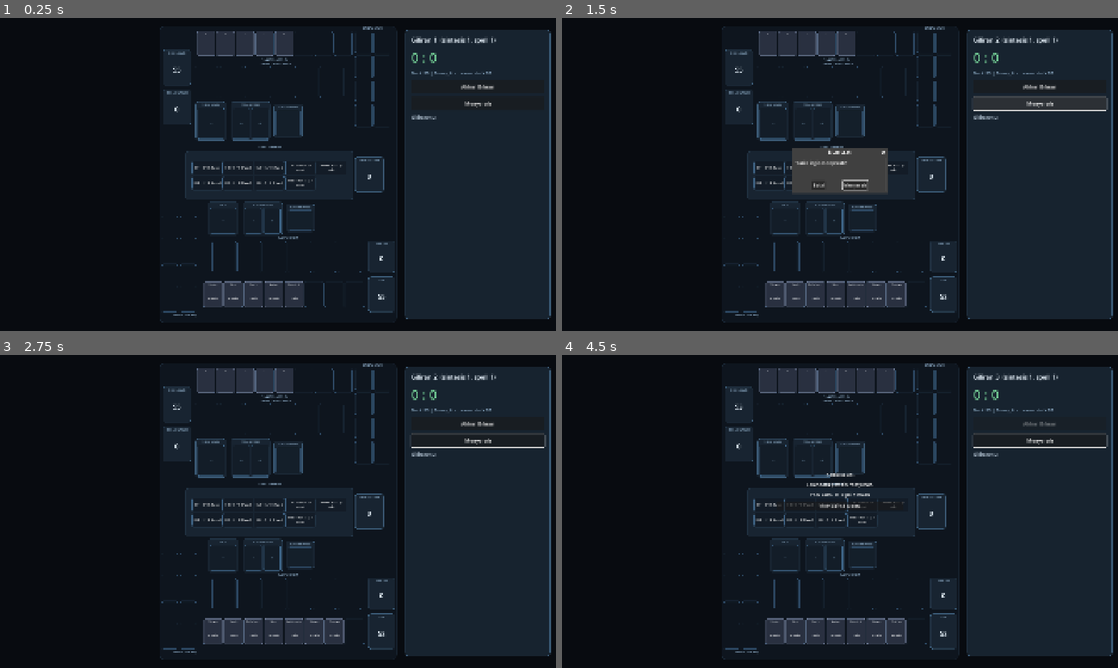
Above: before the commit, frames 1-4 (two rows, left to right).
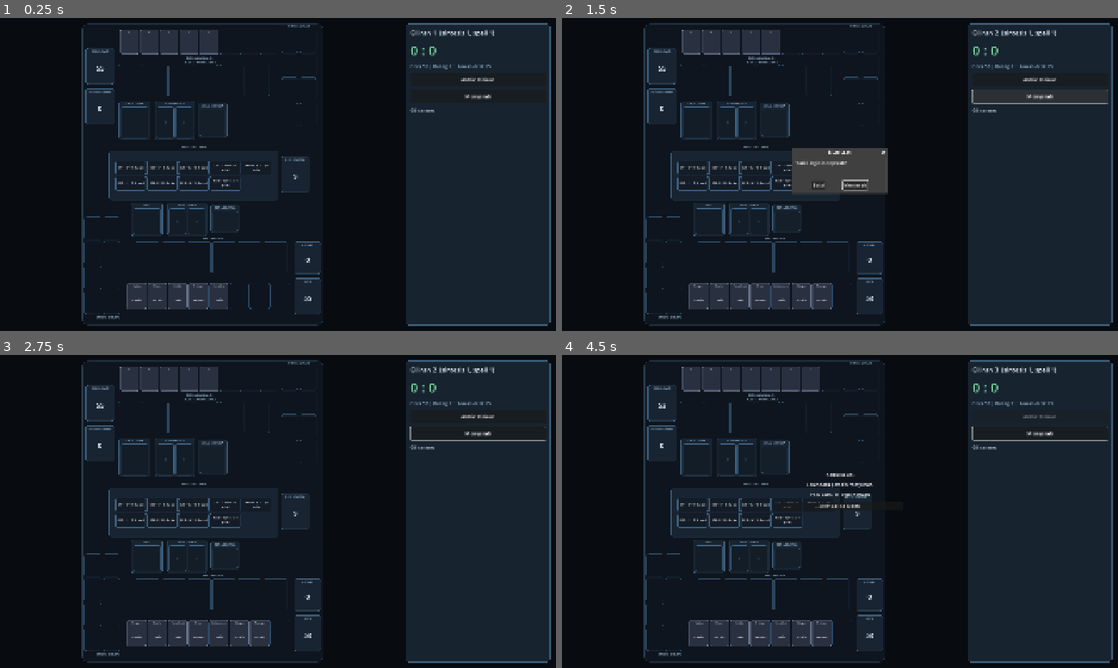
Above: after the commit, the same moments.

Repository: Arrel99/elementa-
Game: Godot game, scene res://scenes/screens/game.tscn
Same seed, same stepped clock (60 frames per second), same inputs: the game is played once before the commit and once after it. This scene is started directly instead of the project's main scene.
Inputs:
- Up to frame 1 (0.25 s): no input
- Up to frame 2 (1.5 s): click "Akhiri Giliran" at 0.5 s; click "Menyerah" at 1.25 s
- Up to frame 3 (2.75 s): click "Batal" at 2 s
- Up to frame 4 (4.5 s): click "Akhiri Giliran" at 2.75 s; click "Menyerah" at 3.5 s; click "Menyerah" at 4.25 s

The runs differ from the first frame. In frame 1, 16% of the frame differs, in the area x 14-100%, y 1-99%; in frame 2, 16%; in frame 3, 17%; in frame 4, 17%.

Commit message:
fix: hover kartu + papan responsif di semua ukuran layar
- card_view: hover mengubah warna border/latar StyleBox (tanpa skala, karena zona memakai clip_contents); refresh_hover() dipanggil saat setup dan resized supaya hover tetap benar setelah papan digambar ulang; tooltip nama+deskripsi untuk kartu terbuka.

- game.gd: _layout() menghitung ulang skala Board (1080x1350) dan lebar kolom HUD setiap kali ukuran layar berubah; min size jendela 960x600.

- game.tscn: Hud/HudBg kini stretch vertikal dan mouse_filter=IGNORE sehingga ruang kosong HUD tidak menahan hover; card.tscn: VBox kartu IGNORE agar PanelContainer jadi target hover.

Diff:
--- a/scenes/screens/game.tscn
+++ b/scenes/screens/game.tscn
@@ -785,11 +785,13 @@
 anchors_preset = 1
 anchor_left = 1.0
 anchor_right = 1.0
+anchor_bottom = 1.0
 offset_left = -520.0
-offset_top = 40.0
+offset_top = 20.0
 offset_right = -20.0
-offset_bottom = 1040.0
+offset_bottom = -20.0
 grow_horizontal = 0
+grow_vertical = 2
 mouse_filter = 2
 theme_override_styles/panel = SubResource("StyleBoxFlat_panel")
 
@@ -798,11 +800,14 @@
 anchors_preset = 1
 anchor_left = 1.0
 anchor_right = 1.0
+anchor_bottom = 1.0
 offset_left = -500.0
-offset_top = 60.0
-offset_right = -40.0
-offset_bottom = 1020.0
+offset_top = 36.0
+offset_right = -36.0
+offset_bottom = -36.0
 grow_horizontal = 0
+grow_vertical = 2
+mouse_filter = 2
 theme_override_constants/separation = 12
 
 [node name="Turn" type="Label" parent="Hud"]
--- a/scenes/ui/card.tscn
+++ b/scenes/ui/card.tscn
@@ -27,6 +27,7 @@
 
 [node name="V" type="VBoxContainer" parent="."]
 layout_mode = 2
+mouse_filter = 2
 theme_override_constants/separation = 4
 
 [node name="Name" type="Label" parent="V"]
--- a/scripts/core/app_window.gd
+++ b/scripts/core/app_window.gd
@@ -17,7 +17,13 @@
 const MARGIN := 16              # sisa ruang di tepi layar
 const TITLE_BAR := 40           # perkiraan title bar + border jendela Windows
 
+# Batas bawah ukuran jendela. Papan sudah responsif (lihat game.gd::_layout),
+# tetapi di bawah ukuran ini teks HUD dan kartu menjadi tidak terbaca.
+const MIN_WINDOW := Vector2i(960, 600)
+
 func _ready() -> void:
+    if DisplayServer.get_name() != "headless":
+        DisplayServer.window_set_min_size(MIN_WINDOW)
     _fit_window()
 
 func _fit_window() -> void:
--- a/scripts/screens/game.gd
+++ b/scripts/screens/game.gd
@@ -5,7 +5,16 @@
 
 const CARD_SCENE := preload("res://scenes/ui/card.tscn")
 
-# ukuran kartu per zona papan (desain 1080x1350, diskalakan 0.76 oleh node Board)
+# Kanvas desain papan. Node Board diskalakan otomatis supaya selalu muat di
+# sisa ruang layar (lihat _layout), berapa pun ukuran jendelanya.
+const BOARD_DESIGN := Vector2(1080, 1350)
+const EDGE := 20.0                  # jarak papan/HUD ke tepi layar
+const HUD_RATIO := 0.26             # lebar kolom HUD = 26% lebar layar
+const HUD_MIN := 280.0
+const HUD_MAX := 520.0
+const HUD_INNER := 16.0             # padding di dalam panel HUD
+
+# ukuran kartu per zona papan (dalam ruang desain Board)
 const SIZE_OPP_HAND := Vector2(84, 112)
 const SIZE_HAND := Vector2(88, 118)
 const SIZE_BASE := Vector2(108, 144)
@@ -44,6 +53,8 @@
 
 func _ready() -> void:
     local_test = Net.local_test
+    resized.connect(_layout)
+    _layout()
     $Hud/EndTurn.pressed.connect(func(): submit({"type": "end"}))
     $Hud/GiveUp.pressed.connect($GiveUpDialog.popup_centered)
     $GiveUpDialog.confirmed.connect(func(): submit({"type": "give_up"}))
@@ -72,6 +83,44 @@
     state.setup(randi())
     my_index = 0
     _broadcast()
+
+# --- Tata letak responsif ----------------------------------------------------
+#
+# Papan berukuran tetap 1080x1350 (potret, bab 4.2) tetapi TIDAK lagi dipaku
+# pada satu skala. Setiap kali jendela berubah ukuran, skala dihitung ulang agar
+# papan memakai ruang yang tersedia di kiri, dan kolom HUD dilebarkan/menyempit
+# mengikuti lebar layar. Dengan begitu tata letak tetap utuh di 1920x1080,
+# 1366x768, layar 4:3, maupun jendela yang diperbesar.
+
+func _layout() -> void:
+    var w := maxf(size.x, 320.0)
+    var h := maxf(size.y, 240.0)
+
+    # Kolom HUD proporsional, tetapi dibatasi agar tidak menelan papan.
+    var hud_w := clampf(w * HUD_RATIO, HUD_MIN, HUD_MAX)
+    hud_w = minf(hud_w, w * 0.42)
+
+    var area_w := maxf(w - hud_w - EDGE * 3.0, 160.0)
+    var area_h := maxf(h - EDGE * 2.0, 160.0)
+    var s := minf(area_w / BOARD_DESIGN.x, area_h / BOARD_DESIGN.y)
+    s = clampf(s, 0.16, 1.6)
+
+    var board: Control = $Board
+    board.pivot_offset = BOARD_DESIGN * 0.5          # skala dari titik tengah
+    board.scale = Vector2(s, s)
+    board.position = Vector2(EDGE + area_w * 0.5, h * 0.5) - BOARD_DESIGN * 0.5
+
+    var bg: Control = $HudBg
+    bg.offset_left = -(hud_w + EDGE)
+    bg.offset_right = -EDGE
+    bg.offset_top = EDGE
+    bg.offset_bottom = -EDGE
+
+    var hud: Control = $Hud
+    hud.offset_left = -(hud_w + EDGE) + HUD_INNER
+    hud.offset_right = -EDGE - HUD_INNER
+    hud.offset_top = EDGE + HUD_INNER
+    hud.offset_bottom = -EDGE - HUD_INNER
 
 # --- Aksi (bab 4.8 / 6.2) ---------------------------------------------------
 
@@ -186,11 +235,9 @@
         var n := CARD_SCENE.instantiate()
         box.add_child(n)
         _size_card(n, size)
-        n.setup(c, face_up)
+        n.setup(c, face_up, interactive)
         if interactive:
             n.clicked.connect(_on_card_clicked)
-        else:
-            n.mouse_filter = Control.MOUSE_FILTER_IGNORE
         if box == $Board/Me/Base and int(c.get("placed_turn", -1)) == view.turn_no:
             n.modulate = Color(0.6, 0.6, 0.6)   # masih cooldown
 
--- a/scripts/ui/card_view.gd
+++ b/scripts/ui/card_view.gd
@@ -1,13 +1,49 @@
 extends PanelContainer
 
-## Kartu di papan (bab 4.1). UI hanya membaca data dan mengirim sinyal klik.
+## Kartu di papan dan di Library (bab 4.1 / 7.2).
+## UI hanya membaca data dan mengirim sinyal klik.
+##
+## Efek hover sengaja dipusatkan di sini supaya semua layar yang memakai kartu
+## bereaksi sama: papan, tangan, dan grid Library. Hover hanya mengubah warna
+## gaya (bukan ukuran) karena kotak kartu memakai clip_contents, sehingga
+## animasi skala akan terpotong oleh zona di sekelilingnya.
 
 signal clicked(uid: int)
 
+const HOVER_BORDER := Color(0.462745, 0.827451, 0.6, 1)     # hijau aksen poin
+const HOVER_BG := Color(0.219608, 0.278431, 0.360784, 1)    # dasar kartu lebih terang
+
 var uid := -1
+var interactive := false
 
-func setup(card: Dictionary, face_up := true) -> void:
+var _style: StyleBoxFlat
+var _base_border := Color.WHITE
+var _base_bg := Color.BLACK
+var _hovered := false
+
+func _ready() -> void:
+    var sb := get_theme_stylebox("panel")
+    if sb is StyleBoxFlat:
+        _style = (sb as StyleBoxFlat).duplicate()
+        add_theme_stylebox_override("panel", _style)
+        _base_border = _style.border_color
+        _base_bg = _style.bg_color
+    mouse_entered.connect(_set_hovered.bind(true))
+    mouse_exited.connect(_set_hovered.bind(false))
+    # Setelah kartu lama dibuang dan diganti kartu baru (mis. tiap aksi), kursor
+    # bisa berada tepat di atas kartu baru tanpa ada gerakan mouse. Tanpa
+    # penyegaran ini, hover baru menyala setelah mouse digerakkan.
+    resized.connect(refresh_hover)
+
+## face_up = tampilkan isi; can_click = kartu boleh diklik (dan ikut bereaksi hover).
+func setup(card: Dictionary, face_up := true, can_click := true) -> void:
     uid = int(card.get("uid", -1))
+    interactive = can_click
+    mouse_filter = MOUSE_FILTER_STOP if can_click else MOUSE_FILTER_IGNORE
+    mouse_default_cursor_shape = (
+        CURSOR_POINTING_HAND if can_click else CURSOR_ARROW)
+    tooltip_text = ""
+
     var id := String(card.get("id", ""))
     var show_face := face_up and id != "back" and CardDB.cards.has(id)
     if not show_face:
@@ -15,13 +51,33 @@
         $V/Info.text = ""
         $V/Desc.text = ""
         $V/Art.texture = null
+        refresh_hover()
         return
     var data: CardData = CardDB.get_card(id)
     $V/Name.text = data.display_name
     $V/Info.text = "%s  (%d poin)" % [data.symbol, data.points]
     $V/Desc.text = data.description
     $V/Art.texture = data.art
+    # Keterangan panjang bisa terpotong di kartu kecil; tooltip menutup celah itu.
+    tooltip_text = "%s — %s" % [data.display_name, data.description]
+    refresh_hover()
 
 func _gui_input(e: InputEvent) -> void:
+    if not interactive:
+        return
     if e is InputEventMouseButton and e.pressed and e.button_index == MOUSE_BUTTON_LEFT:
         clicked.emit(uid)
+
+## Menyalakan/mematikan tampilan hover. Aman dipanggil kapan saja.
+func refresh_hover() -> void:
+    if not interactive or not is_inside_tree():
+        return
+    _set_hovered(get_global_rect().has_point(get_global_mouse_position()))
+
+func _set_hovered(on: bool) -> void:
+    if _style == null or on == _hovered:
+        return
+    _hovered = on
+    _style.border_color = HOVER_BORDER if on else _base_border
+    _style.bg_color = HOVER_BG if on else _base_bg
+    queue_redraw()
